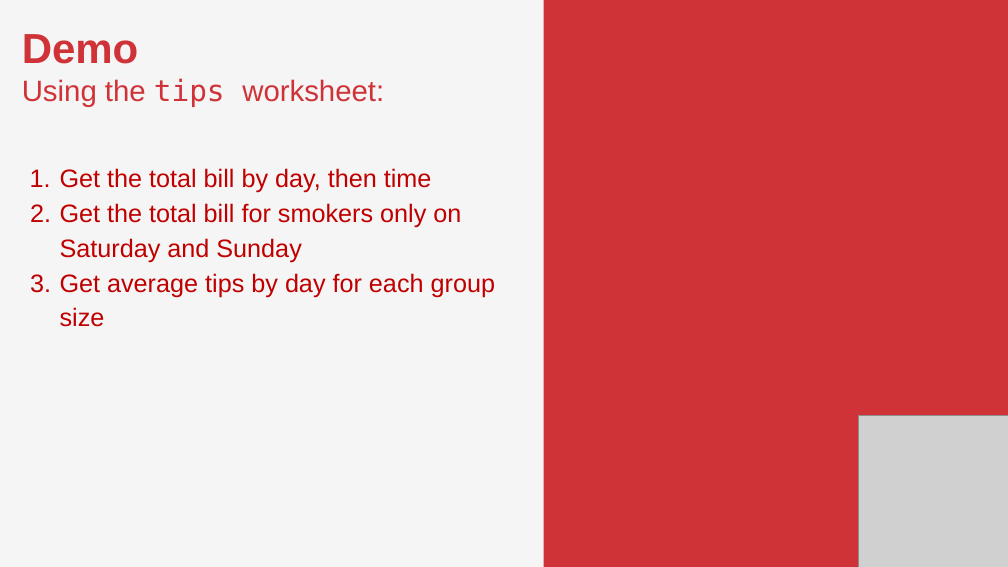
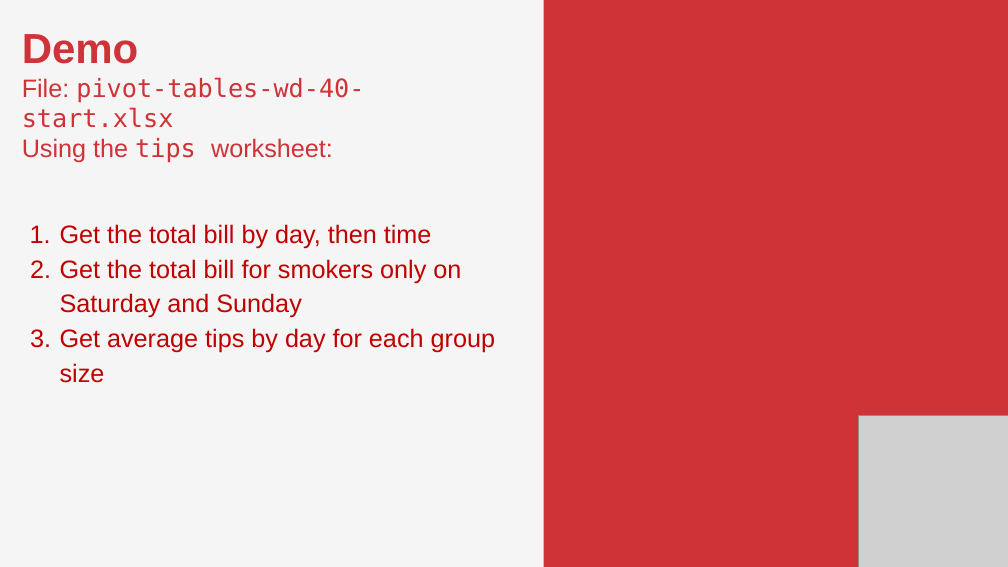
Before and after one commit to stringfestdata/pivot-table-dashboards-reports, a slide deck: slide 7 of pivot-table-dashboards-reports.pptx. Drawn at 1008x567 pixels with LibreOffice and Linux fonts; fonts in the diff are those of the drawing; grey boxes stand for pictures. Boxes give left, top, right and bottom in pixels: in the first picture for what was removed or moved away, otherwise in the second. Text is boxed around its words. In the diff, an @@ line names an element or a change of style, - is before the commit and + after.

```diff
--- a/pivot-table-dashboards-reports.pptx
+++ b/pivot-table-dashboards-reports.pptx
@@ text at (22,77,364,128): paragraph added @@
+File: pivot-tables-wd-40-start.xlsx
@@ text at (22,138,333,163): size 28 to 24 pt in "Using the tips worksheet:" @@
```
Also in this commit, not shown: 2 other slides changed, 4 slides added, 1 slide removed, 47 other files.
